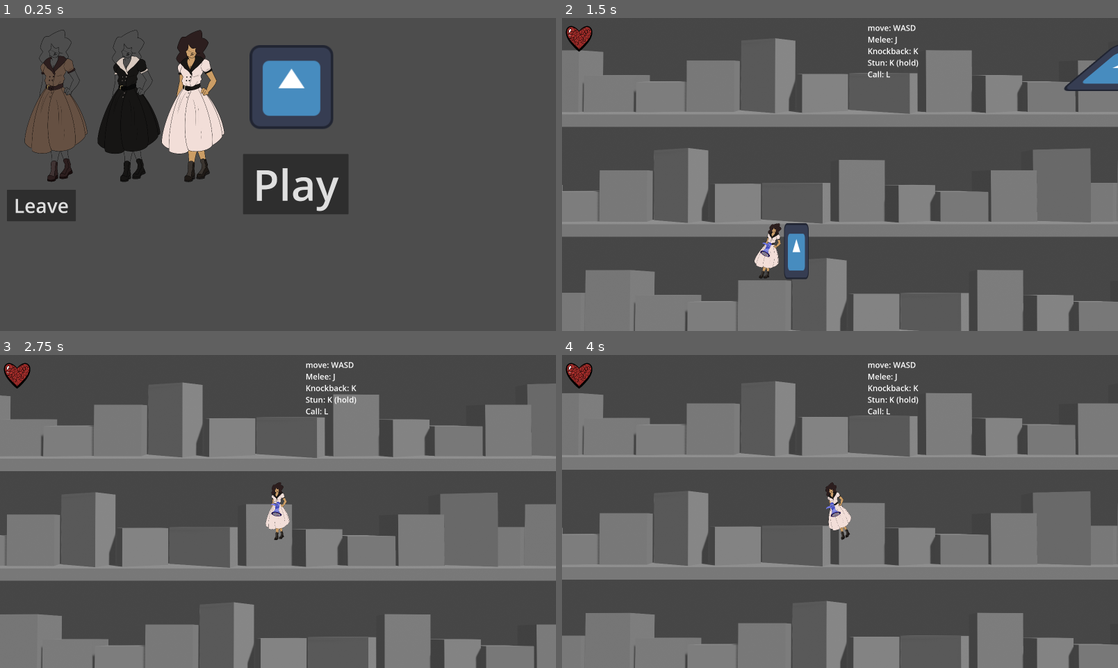
Above: before the commit, frames 1-4 (two rows, left to right).
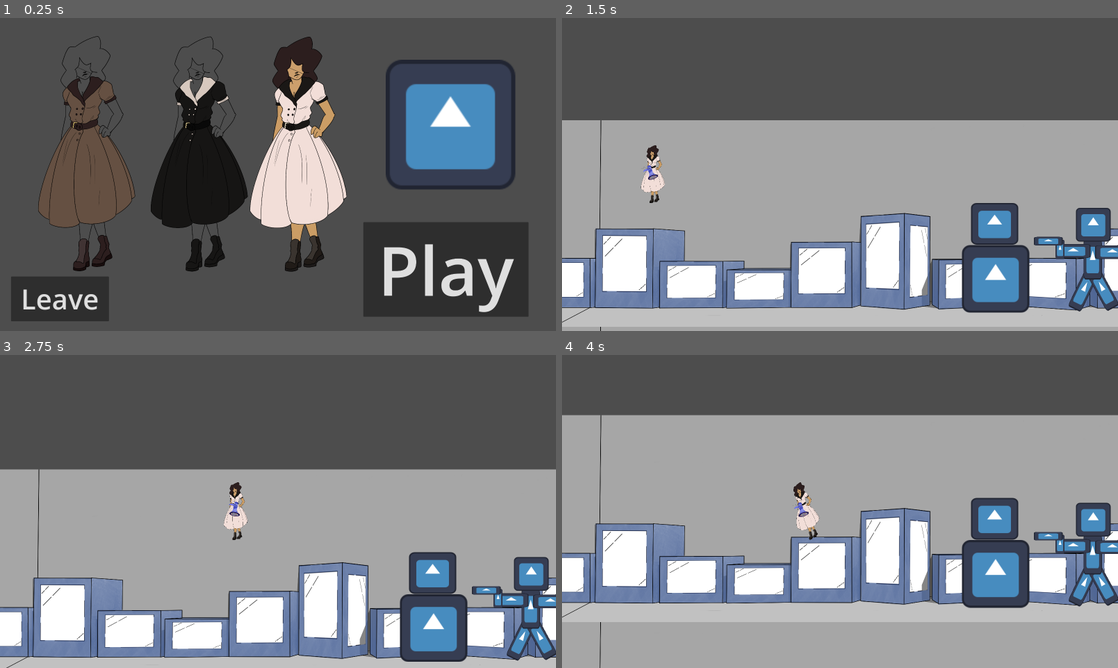
Above: after the commit, the same moments.

Repository: MaddMavv/Project-Doll-House
Game: Godot game, scene res://main menu.tscn
Same seed, same stepped clock (60 frames per second), same inputs: the game is played once before the commit and once after it. The engine's default icon, where the game draws it, is replaced by a stand-in: a white triangle on a blue panel in a dark square.
Inputs:
- Up to frame 1 (0.25 s): no input
- Up to frame 2 (1.5 s): click "Play" at 0.5 s; tap Enter (ui_accept) at 1.25 s; hold Right (ui_right) from 1.28 s (still down); tap K (attack) at 1.35 s
- Up to frame 3 (2.75 s): keep holding Right (ui_right); tap Enter (ui_accept) at 1.52, 2.27 s; tap J (melee) at 2.1 s
- Up to frame 4 (4 s): release Right (ui_right) at 2.78 s; hold Left (ui_left) 2.78-3.53 s; tap L (shout) at 2.85 s; hold Right (ui_right) from 3.53 s (still down); tap K (attack) at 3.6 s; tap Enter (ui_accept) at 3.77 s

The runs differ from the first frame. In frame 1, 37% of the frame differs, in the area x 1-95%, y 3-97%; in frame 2, 79%; in frame 3, 77%; in frame 4, 81%, in the area x 0-100%, y 2-100%.

Commit message:
updated level 2 and camera and stuff

Diff:
--- a/First Prototype copy 2/bar_b.tscn
+++ b/First Prototype copy 2/bar_b.tscn
@@ -382,8 +382,8 @@
 
 [node name="Camera2D" type="Camera2D" parent="."]
 limit_left = 0
-limit_top = -1500
-limit_right = 410065408
+limit_top = -15000
+limit_right = 62200
 limit_bottom = 1050
 
 [node name="AnimatedSprite2D" type="AnimatedSprite2D" parent="."]
--- a/First Prototype copy 2/level_2.tscn
+++ b/First Prototype copy 2/level_2.tscn
@@ -8,6 +8,9 @@
 [sub_resource type="RectangleShape2D" id="RectangleShape2D_6315m"]
 size = Vector2(5674, 23.5769)
 
+[sub_resource type="RectangleShape2D" id="RectangleShape2D_rd30s"]
+size = Vector2(151.987, 5267.19)
+
 [sub_resource type="RectangleShape2D" id="RectangleShape2D_usqd1"]
 size = Vector2(559.5, 33)
 
@@ -70,6 +73,21 @@
 [node name="CollisionShape2D" type="CollisionShape2D" parent="Tile 1/Ground level/Ground"]
 position = Vector2(-1, 628)
 shape = SubResource("RectangleShape2D_6315m")
+
+[node name="CollisionShape2D2" type="CollisionShape2D" parent="Tile 1/Ground level/Ground"]
+position = Vector2(-2857.74, -2017.38)
+scale = Vector2(1, 1)
+shape = SubResource("RectangleShape2D_rd30s")
+
+[node name="CollisionShape2D3" type="CollisionShape2D" parent="Tile 1/Ground level/Ground"]
+position = Vector2(73500.2, -2030.42)
+scale = Vector2(1, 1)
+shape = SubResource("RectangleShape2D_rd30s")
+
+[node name="CollisionShape2D4" type="CollisionShape2D" parent="Tile 1/Ground level/Ground"]
+position = Vector2(73500.2, -2030.42)
+scale = Vector2(1, 1)
+shape = SubResource("RectangleShape2D_rd30s")
 
 [node name="Boxs" type="StaticBody2D" parent="Tile 1/Ground level"]
 collision_layer = 2
@@ -2592,7 +2610,7 @@
 one_way_collision = true
 
 [node name="BarB" parent="." instance=ExtResource("1_mv7hs")]
-position = Vector2(27648, -222)
+position = Vector2(363, -1499)
 
 [node name="Placeholders" type="Node2D" parent="."]
 
--- a/First Prototype copy 2/main menu.gd
+++ b/First Prototype copy 2/main menu.gd
@@ -8,4 +8,4 @@
 
 
 func _on_play_pressed():
-	get_tree().change_scene_to_file("res://Level.tscn")
+	get_tree().change_scene_to_file("res://level_2.tscn")
--- a/First Prototype copy 2/main menu.tscn
+++ b/First Prototype copy 2/main menu.tscn
@@ -5,24 +5,26 @@
 [ext_resource type="Texture2D" uid="uid://hv6m2mpjrh6t" path="res://icon.svg" id="2_6pn6y"]
 
 [node name="Node2D" type="Node2D"]
+scale = Vector2(1.54535, 1.54663)
 script = ExtResource("1_i2nf6")
 
 [node name="ParallaxBackground" type="ParallaxBackground" parent="."]
 
 [node name="Quit" type="Button" parent="ParallaxBackground"]
-offset_left = 36.0
-offset_top = 889.0
-offset_right = 393.0
-offset_bottom = 1052.0
+offset_left = 57.0
+offset_top = 1338.0
+offset_right = 414.0
+offset_bottom = 1501.0
+scale = Vector2(1.42123, 1.42123)
 theme_override_font_sizes/font_size = 101
 text = "Leave"
 
 [node name="Play" type="Button" parent="ParallaxBackground"]
-offset_left = 1259.0
-offset_top = 704.0
-offset_right = 1805.0
-offset_bottom = 1016.0
-theme_override_font_sizes/font_size = 221
+offset_left = 1882.0
+offset_top = 1057.0
+offset_right = 2738.0
+offset_bottom = 1546.0
+theme_override_font_sizes/font_size = 351
 text = "Play"
 
 [node name="BarBDemoImg" type="Sprite2D" parent="."]
Not shown, added: First Prototype copy 2/export_presets.cfg
Not shown: 1 places in First Prototype copy 2/level_2.tscn that only renumber resources
Not shown, changed: .DS_Store
Not shown, added: First Prototype copy 2/FIrst Prototype.dmg
